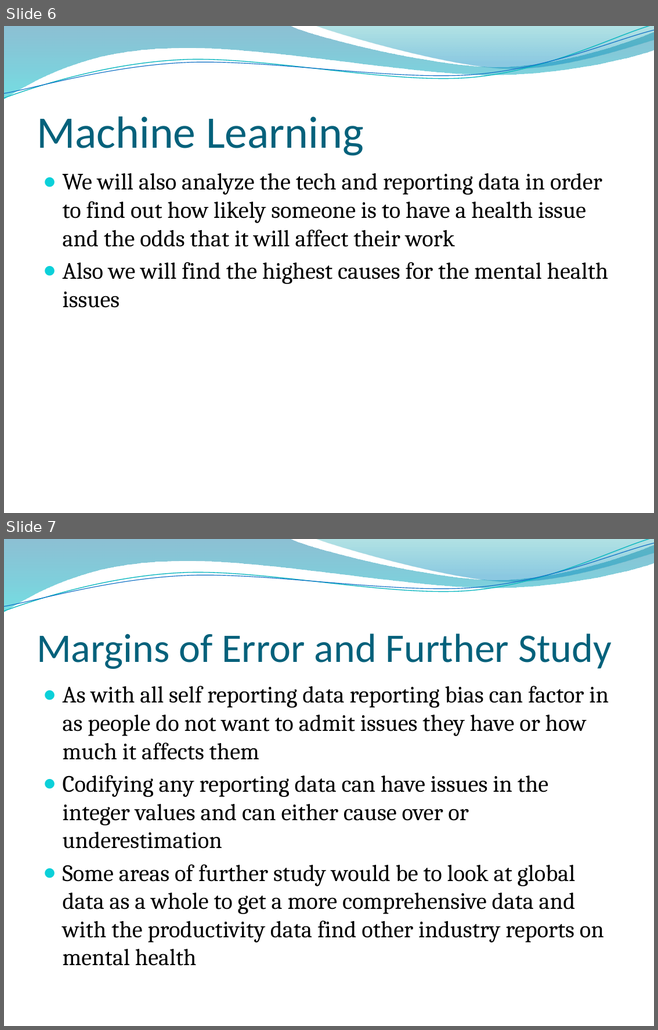
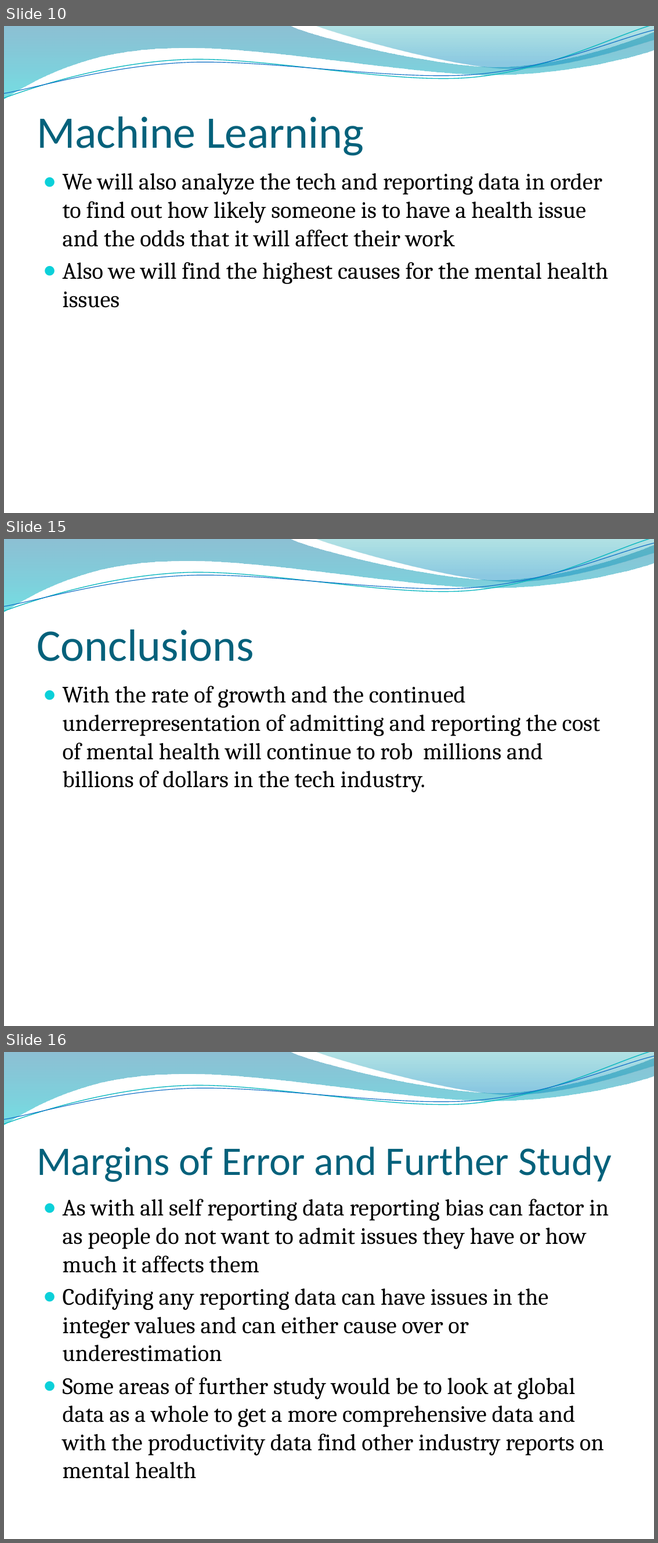
Before and after one commit to jrearth/Psych_and_Tech, a slide deck: Mental Health in Tech pres.pptx. Shown one above the other, each under a label of ours: slides 6 and 7 before the commit, slides 10, 15 and 16 after it; the slides between them are not shown. The pictures are 658x1030 and 658x1543 pixels, drawn with LibreOffice and Linux fonts; fonts in the diff are those of the drawing; background and template pictures are left out. Boxes give left, top, right and bottom in pixels: in the first picture for what was removed or moved away, otherwise in the second. Text is boxed around its words. In the diff, an @@ line names an element or a change of style, - is before the commit and + after.

```diff
--- a/Mental Health in Tech pres.pptx
+++ b/Mental Health in Tech pres.pptx
@@ slide 15 added at (4,539,654,1026), background picture (left out); not listed: 4 template elements that a slide beside it also shows @@
@@ title added at (36,629,254,661), 50 pt, text #04617B @@
+Conclusions
@@ text added at (63,686,600,792), 26 pt, text #000000 @@
+● With the rate of growth and the continued underrepresentation of admitting and reporting the cost of mental health will continue to rob millions and billions of dollars in the tech industry.
@@ what was slide 6 is now slide 10 @@
@@ what was slide 7 is now slide 16 @@
```
Also in this commit, not shown: 1 slide changed, 7 other slides added.
